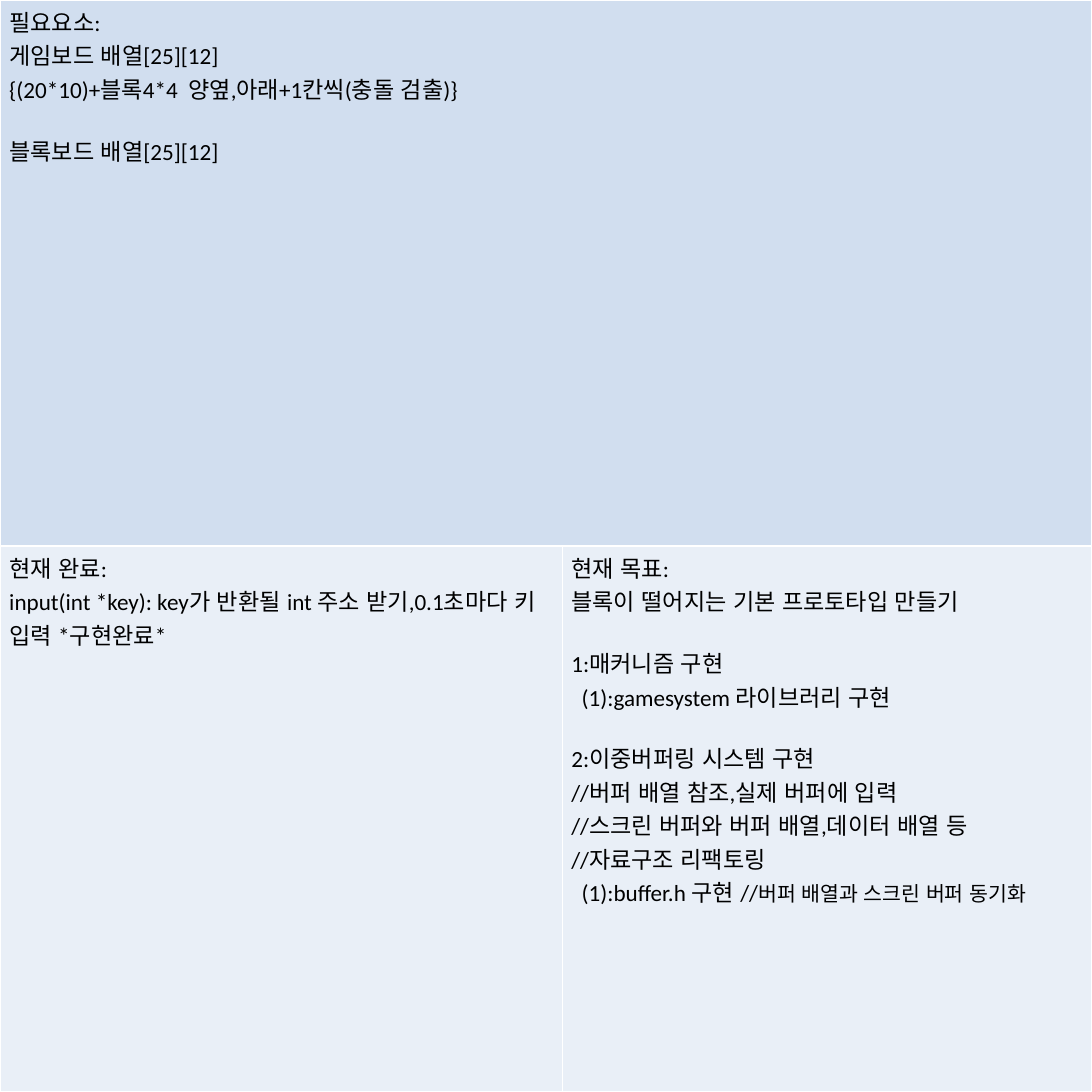
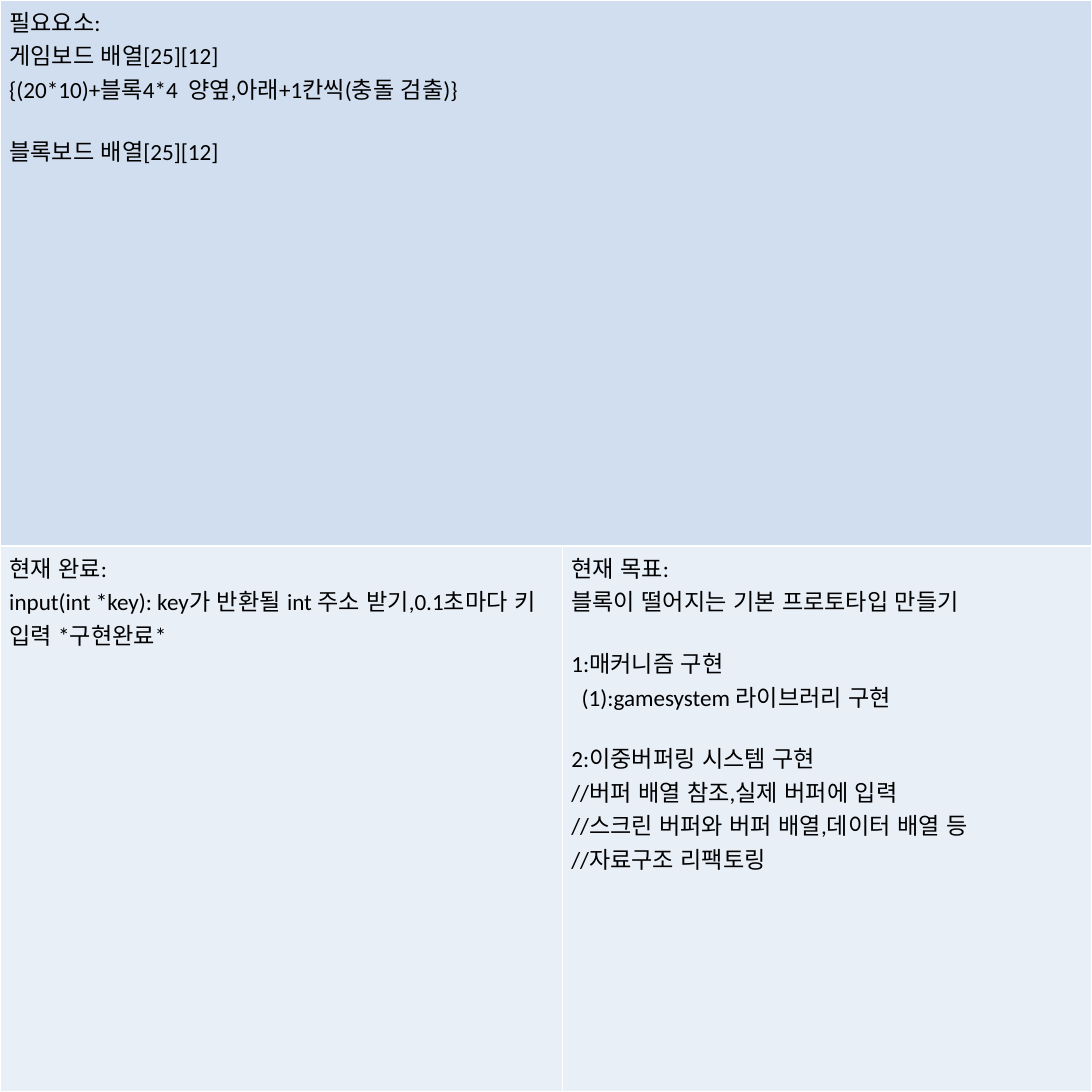
Before and after one commit to skagusdn3020/TETRIS_C, a slide deck: slide 1 of TETRIS_NEW_S/Plan.pptx. Drawn at 1092x1092 pixels with LibreOffice and Linux fonts; fonts in the diff are those of the drawing. Boxes give left, top, right and bottom in pixels: in the first picture for what was removed or moved away, otherwise in the second. Text is boxed around its words. In the diff, an @@ line names an element or a change of style, - is before the commit and + after.

```diff
--- a/TETRIS_NEW_S/Plan.pptx
+++ b/TETRIS_NEW_S/Plan.pptx
@@ table at (0,0,1092,1092) @@
-row 2, column 2: 현재 목표: / 블록이 떨어지는 기본 프로토타입 만들기 / 1:매커니즘 구현 / (1):gamesystem 라이브러리 구현 / 2:이중버퍼링 시스템 구현 / //버퍼 배열 참조,실제 버퍼에 입력 / //스크린 버퍼와 버퍼 배열,데이터 배열 등 / //자료구조 리팩토링 / (1):buffer.h 구현 //버퍼 배열과 스크린 버퍼 동기화
+row 2, column 2: 현재 목표: / 블록이 떨어지는 기본 프로토타입 만들기 / 1:매커니즘 구현 / (1):gamesystem 라이브러리 구현 / 2:이중버퍼링 시스템 구현 / //버퍼 배열 참조,실제 버퍼에 입력 / //스크린 버퍼와 버퍼 배열,데이터 배열 등 / //자료구조 리팩토링
```
Also in this commit, not shown: 26 other files.
